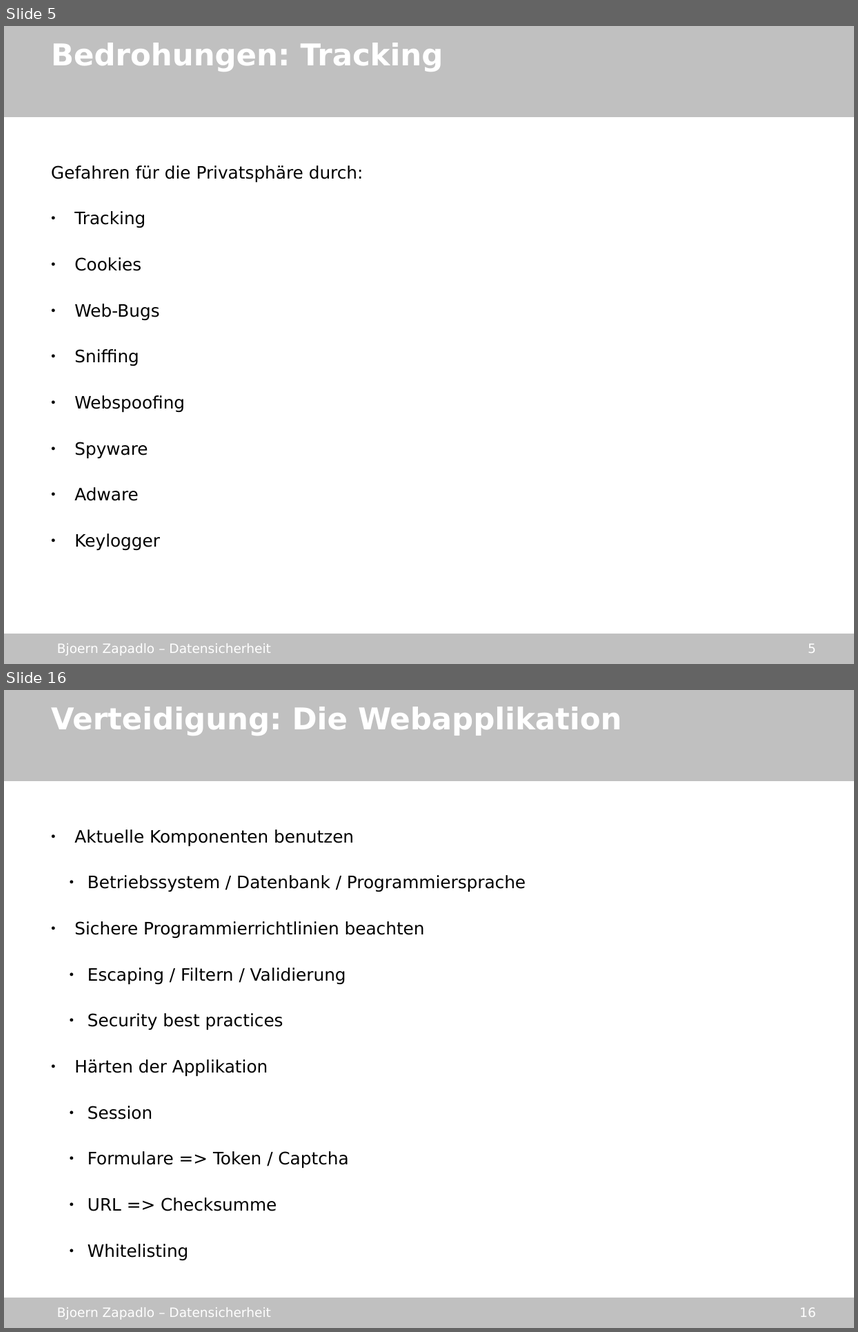
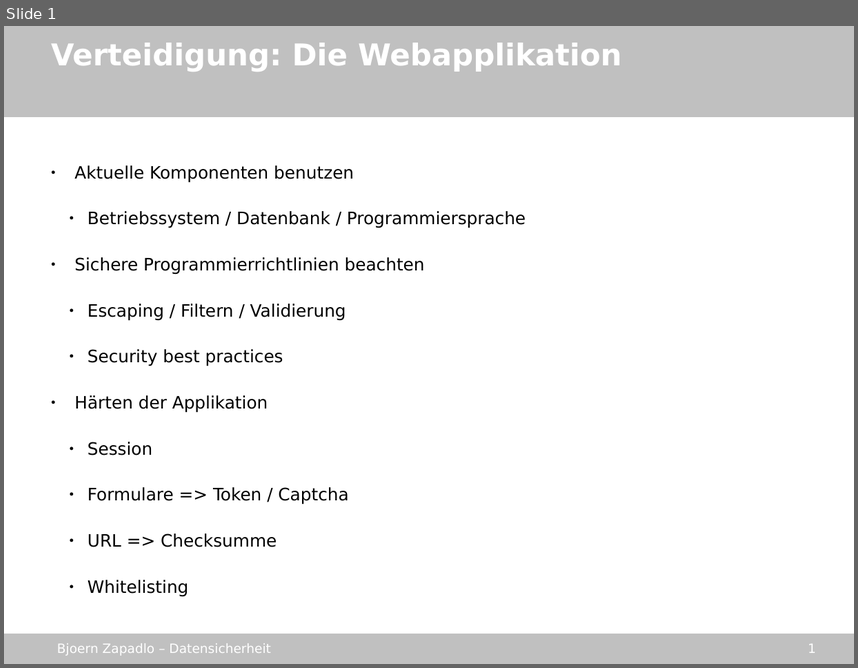
Before and after one commit to gmb2012/sae-datasecurity, a slide deck: stuff/datensicherheit_sae.odp. Shown one above the other, each under a label of ours: slides 5 and 16 before the commit, slide 1 after it; the slides between them are not shown. The pictures are 858x1332 and 858x668 pixels, drawn with LibreOffice and Linux fonts; fonts in the diff are those of the drawing; background and template pictures are left out. Boxes give left, top, right and bottom in pixels: in the first picture for what was removed or moved away, otherwise in the second. Text is boxed around its words. In the diff, an @@ line names an element or a change of style, - is before the commit and + after.

```diff
--- a/stuff/datensicherheit_sae.odp
+++ b/stuff/datensicherheit_sae.odp
@@ slide 5 removed at (x1=4, y1=26, x2=854, y2=664), background picture (left out); not listed: 4 template elements that a slide beside it also shows @@
@@ text removed at (x1=51, y1=43, x2=444, y2=72) @@
-Bedrohungen: Tracking
@@ text removed at (x1=51, y1=165, x2=363, y2=550) @@
-Gefahren für die Privatsphäre durch:
-● Tracking
-● Cookies
-● Web-Bugs
-● Sniffing
-● Webspoofing
-● Spyware
-● Adware
-● Keylogger
@@ what was slide 16 is now slide 1 @@
@@ page number at (x1=808, y1=644, x2=816, y2=653): text changed @@
-16
+1
```
Also in this commit, not shown: 18 other slides removed, 4 other files.
